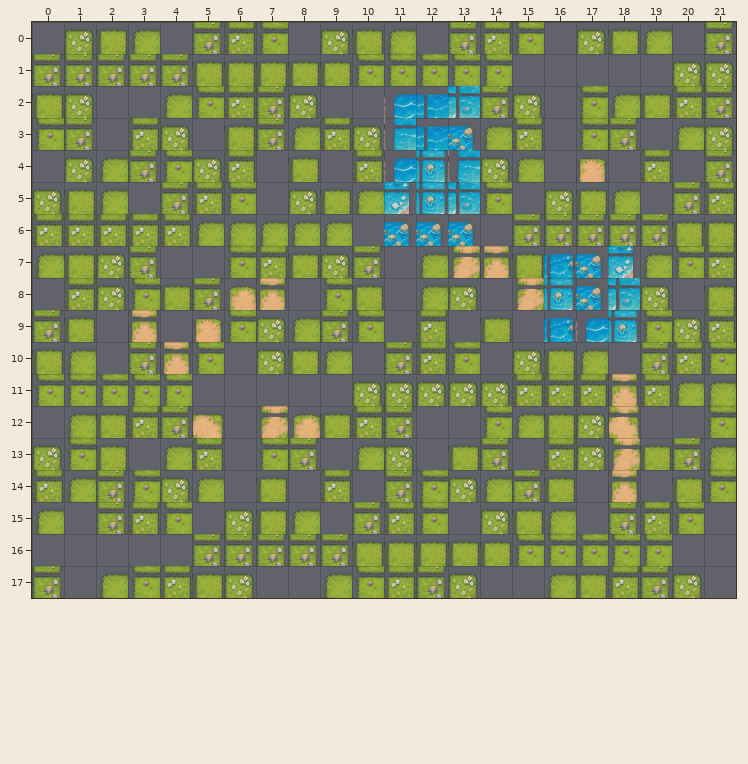
A Tiled map gets an edit: maps/glowglade_grove.tmx. The first picture shows the starting point.
Cells are 56x56 px. Shown: x 0..21, y 0..17.
After the commit:
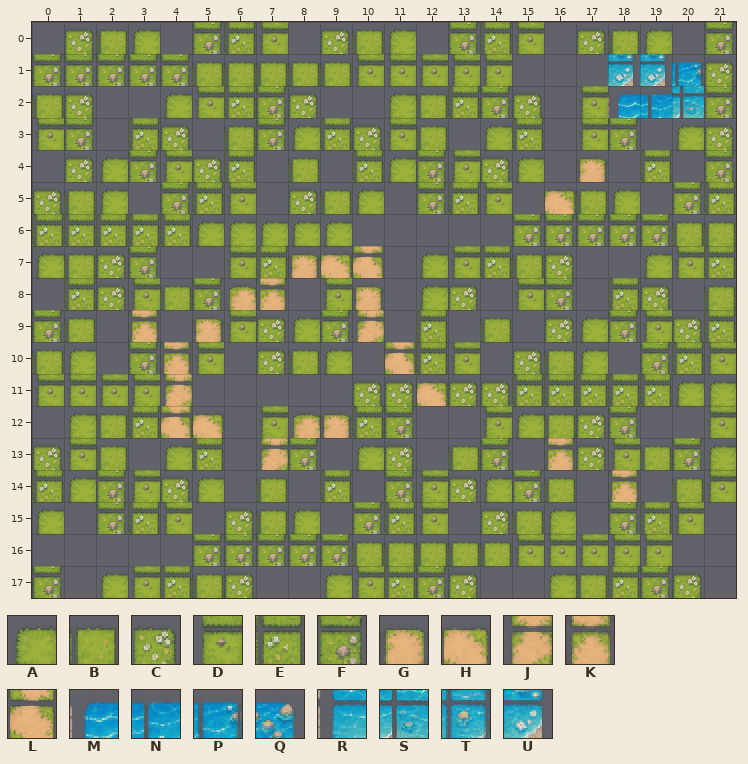
Key: from "MistIsleTerrain": A 0, B 1, C 2, D 4, E 5, F 6, G 13, H 14, J 16, K 17, L 18, M 36, N 37, P 38, Q 39, R 40, S 41, T 42, U 43.
_ is an empty cell.
See-through tiles are keyed as they look on the map.
The author wrote: Rebuild glowglade grove with clean paths and themed decoration
The edit:
Layer "Ground":
The author changed tile M to tile A in row 2 at x 11; in row 4 at x 11; in row 9 at x 17.
The author changed tile N to tile B in rows 2 to 3 at x 12.
The author changed tile P to tile C in row 7 at x 16; in row 9 at x 16.
The author changed tile J to tile D in row 7 at x 13; in row 8 at x 15; in row 12 at x 7; in row 13 at x 18.
The author changed tile R to tile D in row 3 at x 11; in row 4 at x 13.
The author changed tile K to tile E in row 7 at x 14; in row 11 at x 18.
The author changed tile S to tile E in row 2 at x 13; in row 5 at x 13; in row 8 at x 18.
The author changed tile L to tile F in row 12 at x 18.
The author changed tile T to tile F in rows 4 to 5 at x 12; in row 8 at x 16; in row 9 at x 18.
The author changed tile B to tile G in row 7 at x 8; in row 8 at x 10; in row 12 at x 9.
The author changed tile C to tile H in row 5 at x 16; in row 7 at x 9; in row 11 at x 12.
The author changed tile D to tile J in row 9 at x 10; in row 11 at x 4; in row 13 at x 7.
The author changed tile E to tile K in row 13 at x 16.
The author changed tile F to tile L in row 7 at x 10; in row 10 at x 11; in row 12 at x 4.
The author changed tile A to tile M in row 2 at x 18.
The author changed tile B to tile N in row 2 at x 19.
The author changed tile C to tile P in row 1 at x 20.
The author changed tile E to tile S in row 2 at x 20.
Tile U now appears in row 1 at x 18 to 19.
Tile Q is removed in row 3 at x 13; in row 6 at x 11 to 13; in rows 7 to 8 at x 17.
Tile U is removed in row 5 at x 11; in row 7 at x 18.
Boxes around the changes in both pictures, in picture pixels (x1, y1, x2, y2):
changed: (288, 54, 704, 470)
changed: (160, 374, 192, 438)
changed: (260, 406, 288, 470)
